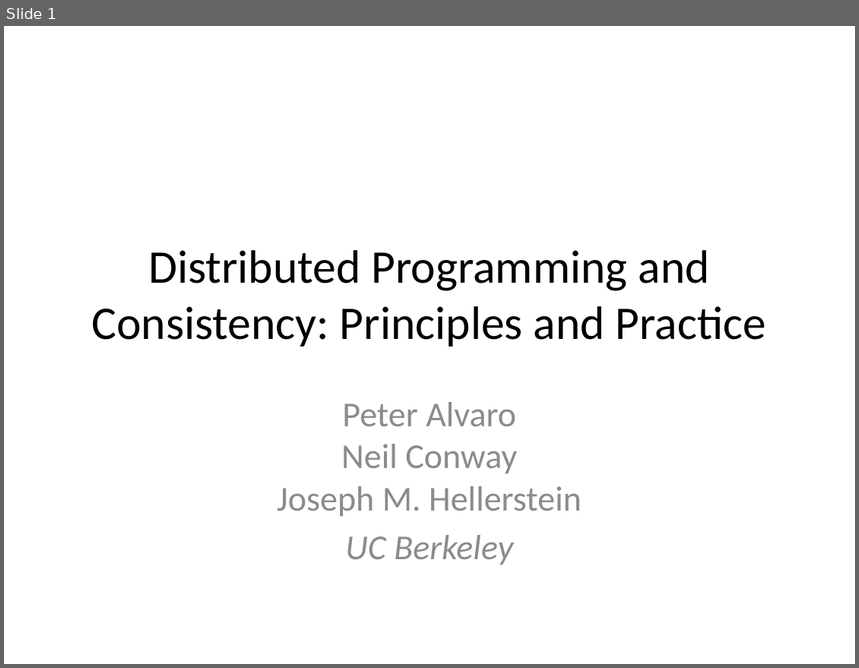
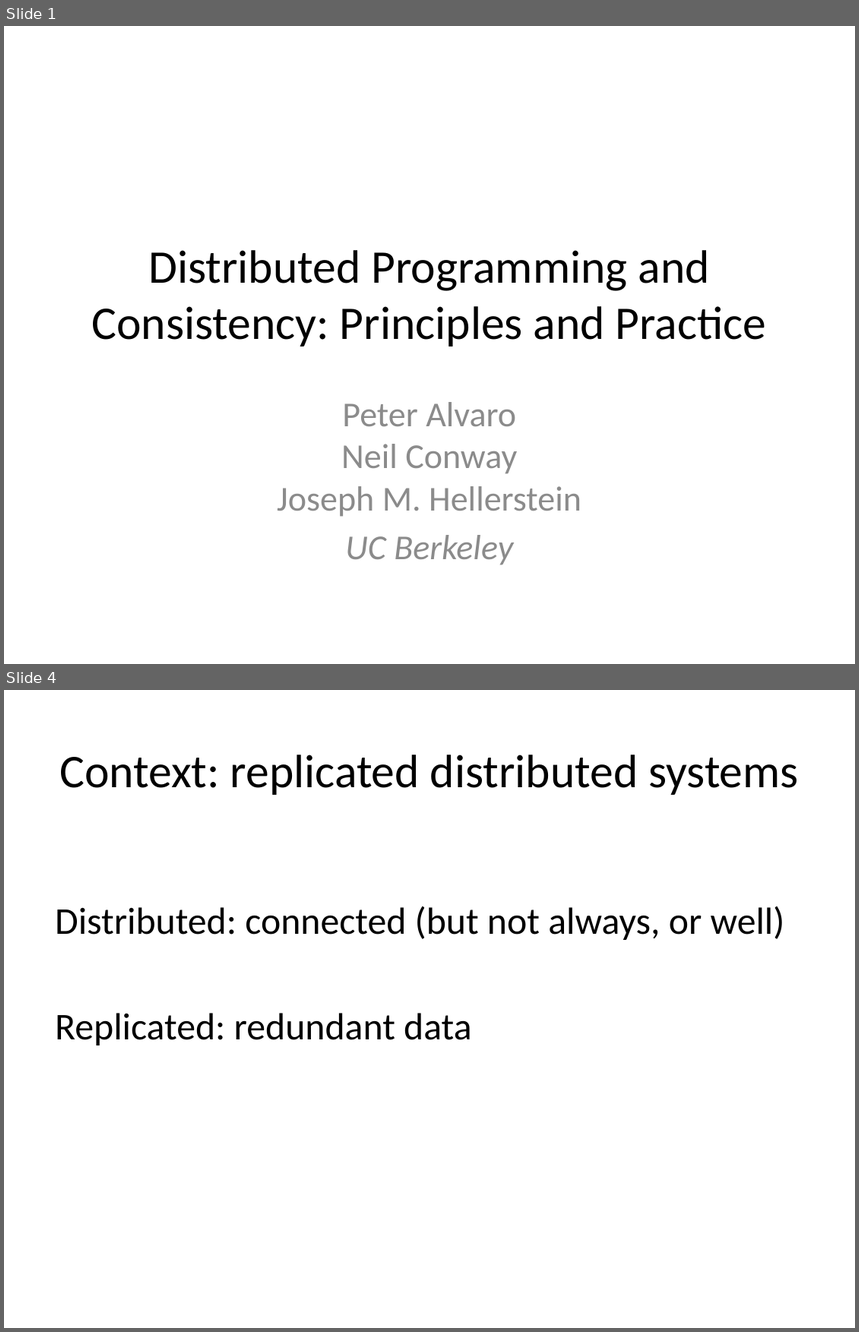
Before and after one commit to declarativitydotnet/declarativity, a slide deck: socc12-bloom-tutorial/slides/bloom-tutorial.pptx. Shown one above the other, each under a label of ours: slide 1 before the commit, slides 1 and 4 after it; the slides between them are not shown. The pictures are 859x668 and 859x1332 pixels, drawn with LibreOffice and Linux fonts; fonts in the diff are those of the drawing. Boxes give left, top, right and bottom in pixels: in the first picture for what was removed or moved away, otherwise in the second. Text is boxed around its words. In the diff, an @@ line names an element or a change of style, - is before the commit and + after.

```diff
--- a/socc12-bloom-tutorial/slides/bloom-tutorial.pptx
+++ b/socc12-bloom-tutorial/slides/bloom-tutorial.pptx
@@ slide 4 added at <box>4,690,855,1328</box>, background #FFFFFF @@
@@ title added at <box>59,755,799,795</box>, 39.6 pt, text #000000 @@
+Context: replicated distributed systems
@@ text added at <box>55,907,785,1046</box>, 32 pt, text #000000 @@
+Distributed: connected (but not always, or well)
+Replicated: redundant data
```
Also in this commit, not shown: 48 other slides added.
